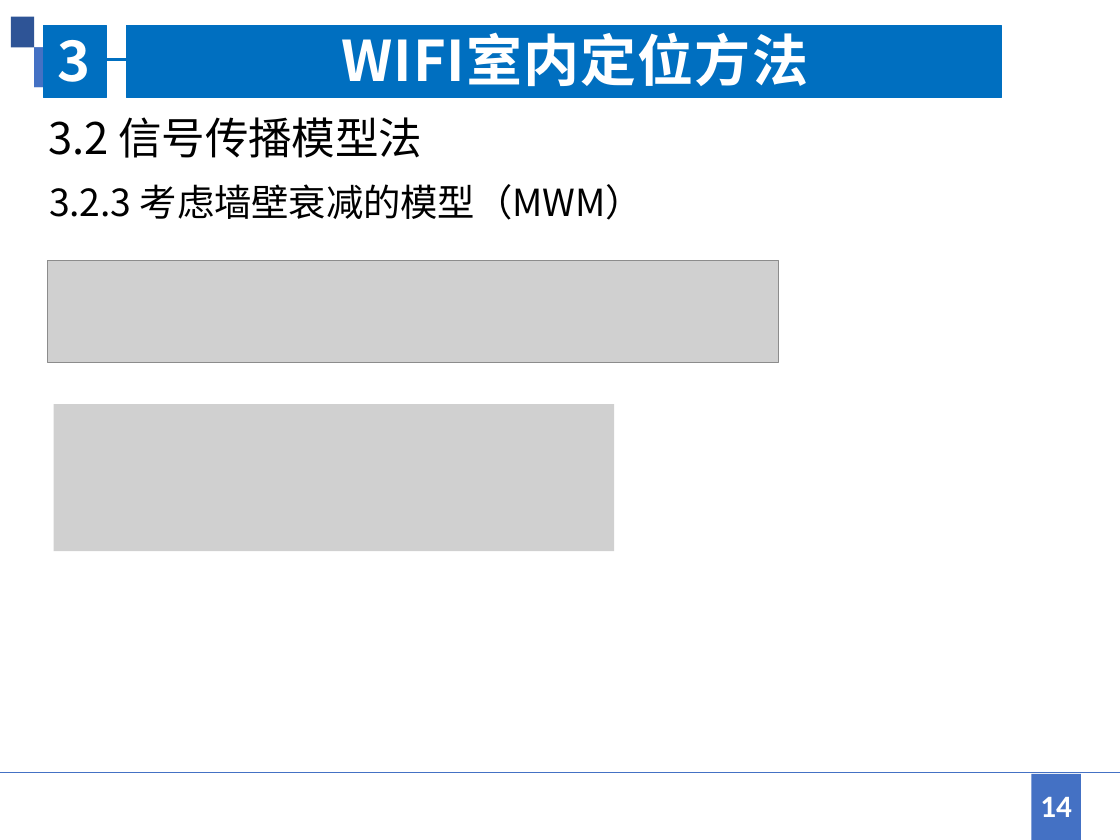
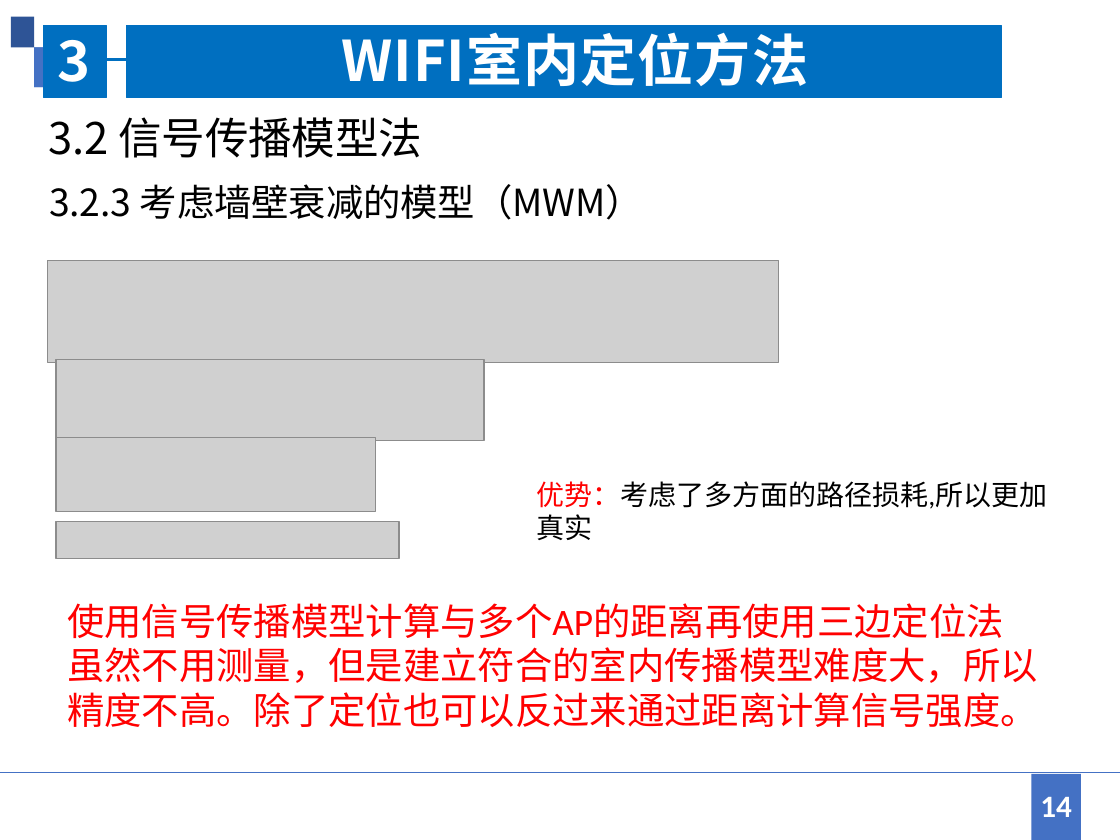
Before and after one commit to jingwei1205/MyCourse, a slide deck: slide 14 of 卫星定位/WIFI室内定位方法综述.pptx. Drawn at 1120x840 pixels with LibreOffice and Linux fonts; fonts in the diff are those of the drawing; grey boxes stand for pictures. Boxes give left, top, right and bottom in pixels: in the first picture for what was removed or moved away, otherwise in the second. Text is boxed around its words. In the diff, an @@ line names an element or a change of style, - is before the commit and + after.

```diff
--- a/卫星定位/WIFI室内定位方法综述.pptx
+++ b/卫星定位/WIFI室内定位方法综述.pptx
@@ picture added at (56, 360, 484, 440) @@
@@ picture removed at (54, 404, 615, 551) @@
@@ picture added at (56, 438, 375, 512) @@
@@ text added at (536, 481, 1047, 540), 18 pt, text #000000 @@
+优势：考虑了多方面的路径损耗,所以更加真实
@@ picture added at (56, 522, 399, 559) @@
@@ text added at (67, 603, 1038, 727), 24 pt, text #FF0000 @@
+使用信号传播模型计算与多个AP的距离再使用三边定位法
+虽然不用测量，但是建立符合的室内传播模型难度大，所以精度不高。除了定位也可以反过来通过距离计算信号强度。
```
Also in this commit, not shown: 5 other slides changed, 3 slides added, 4 other files.
